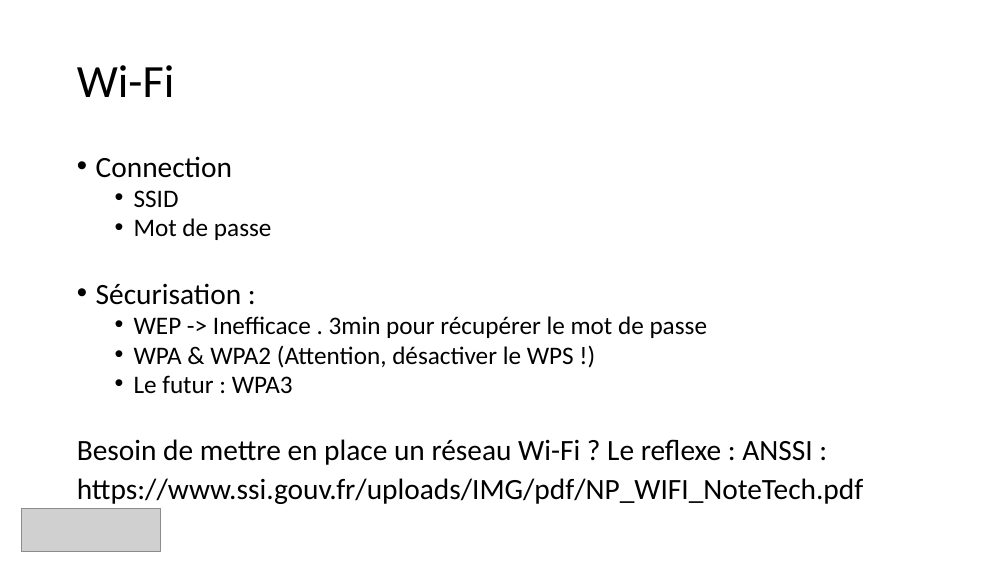
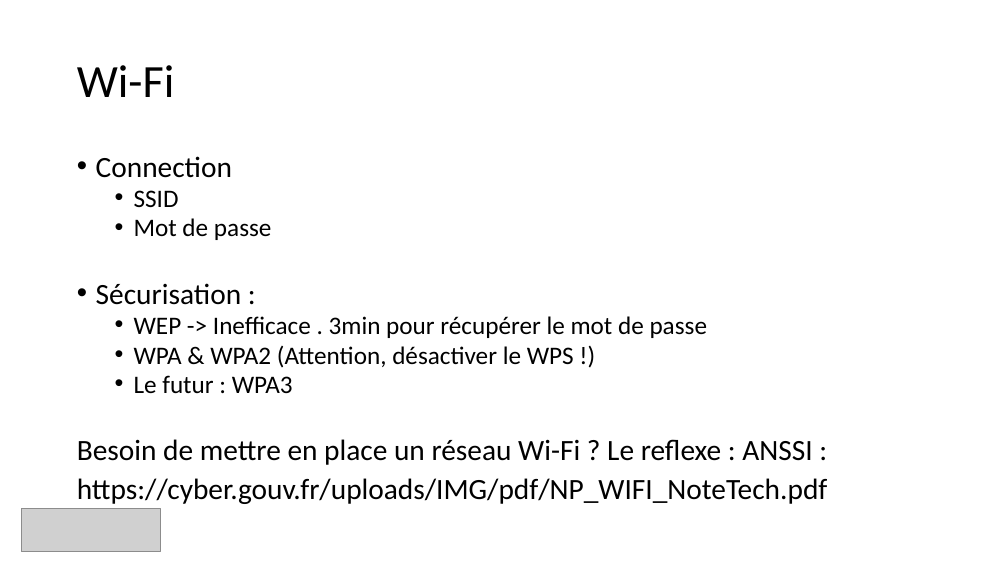
Before and after one commit to guillaume-rico/reseaux_informatiques, a slide deck: slide 38 of 01_CM/CM3 Réseaux Informatiques.pptx (slide 30 before the commit). Drawn at 1008x567 pixels with LibreOffice and Linux fonts; fonts in the diff are those of the drawing; grey boxes stand for pictures. Boxes give left, top, right and bottom in pixels: in the first picture for what was removed or moved away, otherwise in the second. Text is boxed around its words. In the diff, an @@ line names an element or a change of style, - is before the commit and + after.

```diff
--- a/01_CM/CM3 Réseaux Informatiques.pptx
+++ b/01_CM/CM3 Réseaux Informatiques.pptx
@@ text at [77,478,828,504]: text changed @@
-https://www.ssi.gouv.fr/uploads/IMG/pdf/NP_WIFI_NoteTech.pdf
+https://cyber.gouv.fr/uploads/IMG/pdf/NP_WIFI_NoteTech.pdf
```
Also in this commit, not shown: 10 other slides changed, 8 slides added, 1 slide removed, 5 other files.
